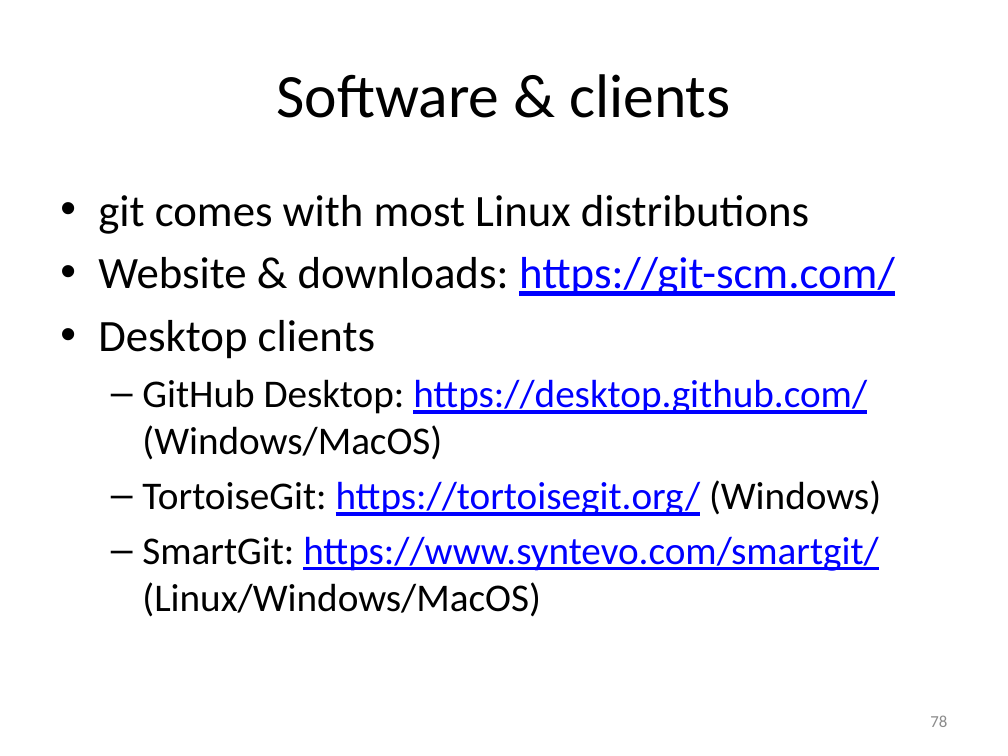
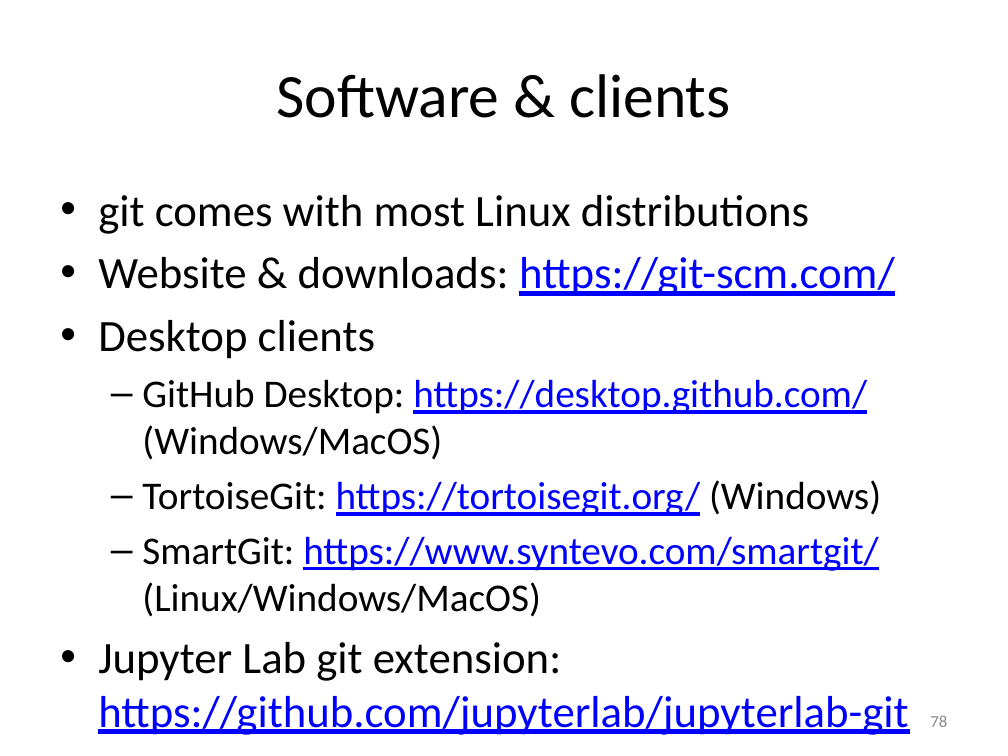
Before and after one commit to gjbex/Version-control-with-git, a slide deck: slide 78 of version_control_git.pptx. Drawn at 1008x756 pixels with LibreOffice and Linux fonts; fonts in the diff are those of the drawing. Boxes give left, top, right and bottom in pixels: in the first picture for what was removed or moved away, otherwise in the second. Text is boxed around its words. In the diff, an @@ line names an element or a change of style, - is before the commit and + after.

```diff
--- a/version_control_git.pptx
+++ b/version_control_git.pptx
@@ text at (98, 642, 908, 735): paragraph added @@
+• Jupyter Lab git extension: https://github.com/jupyterlab/jupyterlab-git
```
Also in this commit, not shown: 1 other slide changed, 1 slide added.
